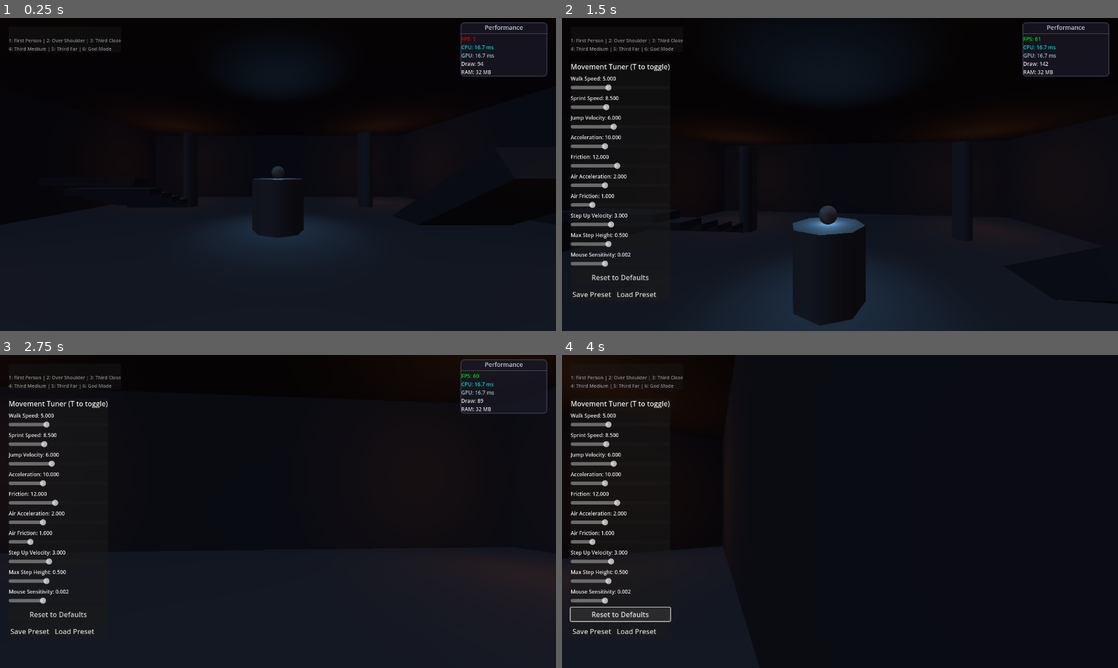
Above: before the commit, frames 1-4 (two rows, left to right).
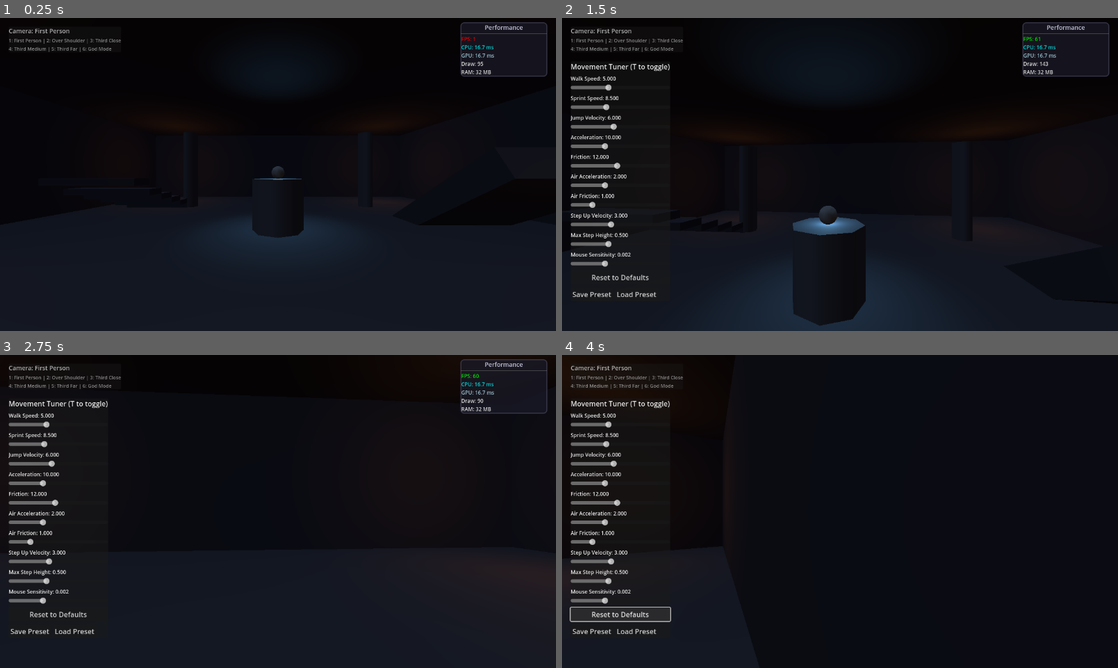
Above: after the commit, the same moments.

Repository: alanops/brackeys-gamejam-2025
Game: Godot game, scene res://src/scenes/DungeonRoomFixed.tscn
The game is run twice, just before and just after one commit, with the same random seed, the same clock (stepped at 60 frames per second) and the same inputs.
Inputs (mouse positions are in pixels of both pictures, inside the frame that each line leads up to):
- Up to frame 1 (0.25 s): no input
- Up to frame 2 (1.5 s): tap Enter at 0.5 s; move the mouse to (867, 174) at 0.52 s; hold Shift (sprint) 0.53-1.28 s; hold W (move_forward) from 0.53 s (still down); tap Space (jump) at 0.77 s; move the mouse to (812, 174) at 1.27 s; tap T (toggle_movement_tuner) at 1.35 s
- Up to frame 3 (2.75 s): keep holding W (move_forward); tap Space (jump) at 1.52 s; move the mouse to (289, 505) at 2.02 s; hold N (toggle_noclip) from 2.03 s (still down)
- Up to frame 4 (4 s): move the mouse to (834, 517) at 2.77 s; release N (toggle_noclip) at 2.78 s; tap P (toggle_performance) at 2.85 s; tap Space (jump) at 3.02 s; release W (move_forward) at 3.5 s; click "Reset to Defaults" at 3.5 s

The runs differ from the first frame. In frame 1, less than 0.1% of the frame differs, in the area x 1-87%, y 3-16%; in frame 2, less than 0.1%; in frame 3, less than 0.1%; in frame 4, less than 0.1%.
Error before the commit: Invalid call. Nonexistent function 'get_camera_mode_name' in base 'Node3D (SimpleCameraController.gd)'. (res://src/scripts/CameraOverlay.gd:35)

Commit message:
Fix CameraOverlay function call for SimpleCameraController
- Changed get_camera_mode_name() to get_mode_name()
- Matches the function name in SimpleCameraController

Diff:
--- a/src/scripts/CameraOverlay.gd
+++ b/src/scripts/CameraOverlay.gd
@@ -32,7 +32,7 @@
 
 func _process(_delta):
 	if camera_controller:
-		mode_label.text = "Camera: " + camera_controller.get_camera_mode_name()
+		mode_label.text = "Camera: " + camera_controller.get_mode_name()
 
 func set_camera_controller(controller: Node3D):
 	camera_controller = controller
Not shown, added: src/scripts/SimpleCameraController.gd.uid
